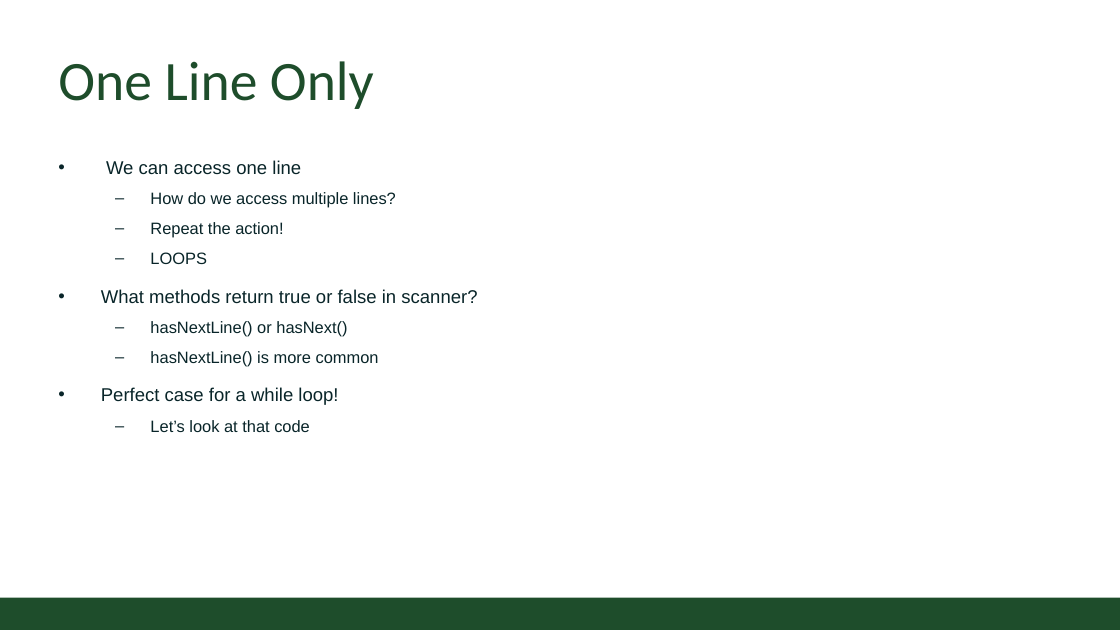
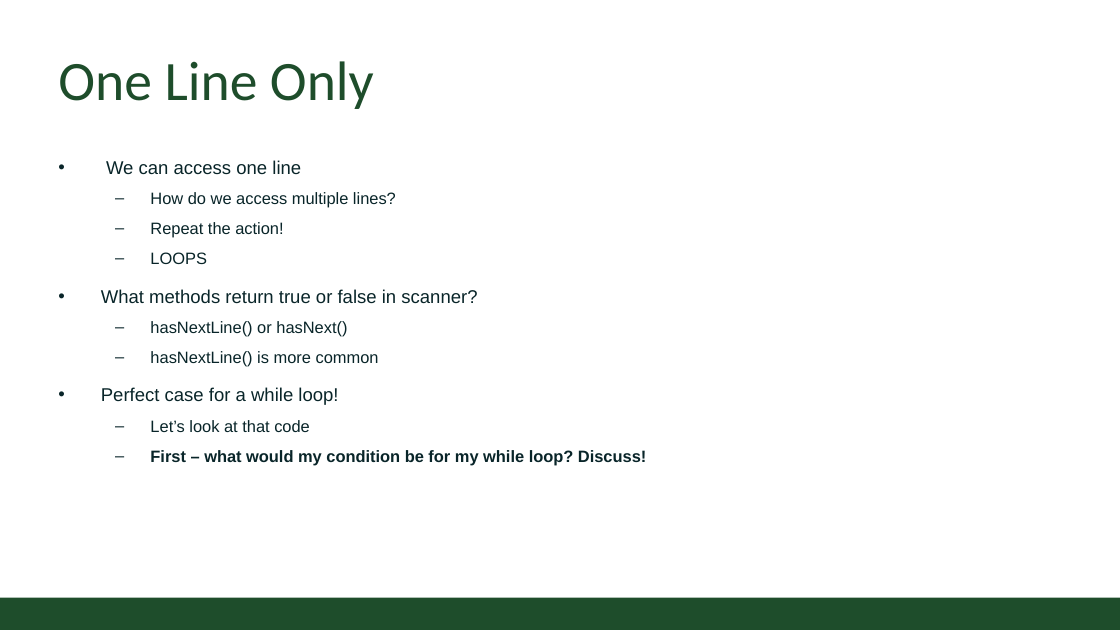
Before and after one commit to CSU-CompSci-CS163-4/Handouts, a slide deck: slide 7 of slides/On-Campus/07_02_FileInput.pptx. Drawn at 1120x630 pixels with LibreOffice and Linux fonts; fonts in the diff are those of the drawing; background and template pictures are left out. Boxes give left, top, right and bottom in pixels: in the first picture for what was removed or moved away, otherwise in the second. Text is boxed around its words. In the diff, an @@ line names an element or a change of style, - is before the commit and + after.

```diff
--- a/slides/On-Campus/07_02_FileInput.pptx
+++ b/slides/On-Campus/07_02_FileInput.pptx
@@ text at [150, 450, 646, 465]: paragraph added @@
+  – First – what would my condition be for my while loop? Discuss!
```
Also in this commit, not shown: 1 other slide changed.
